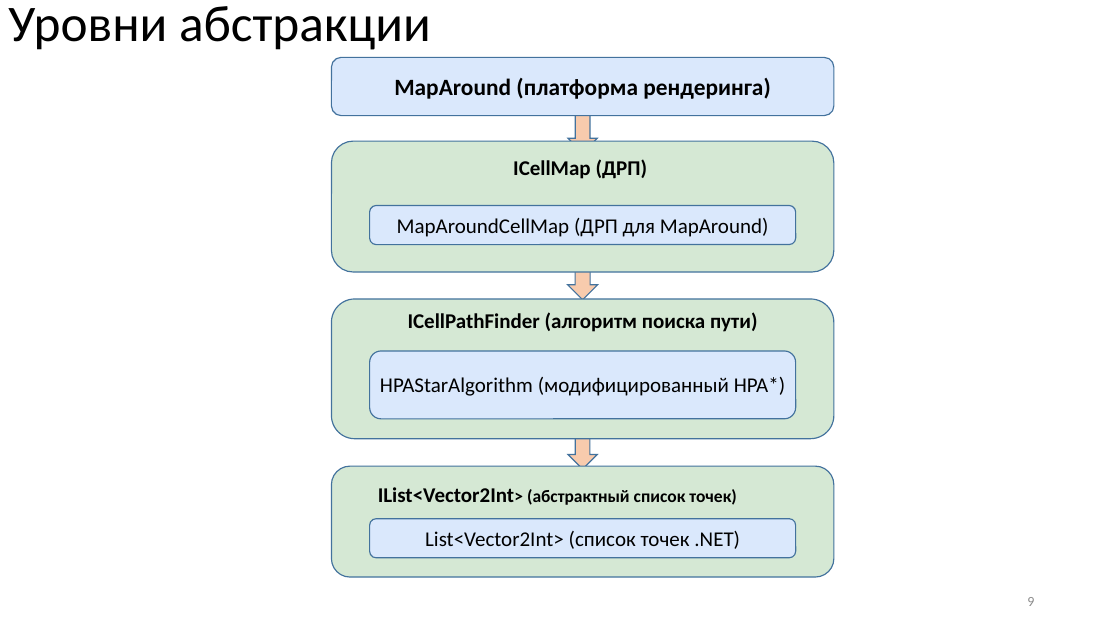
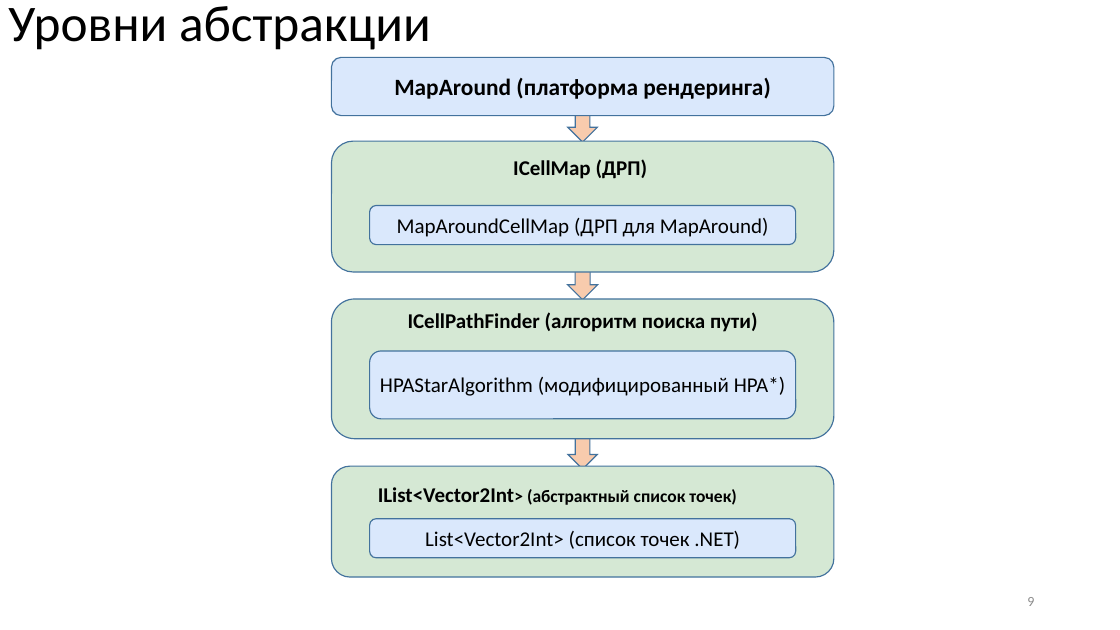
Before and after one commit to DmitryMI/Diploma, a slide deck: slide 9 of Documents/Презентация 2.pptx. Drawn at 1120x630 pixels with LibreOffice and Linux fonts; fonts in the diff are those of the drawing. Boxes give left, top, right and bottom in pixels: in the first picture for what was removed or moved away, otherwise in the second. Text is boxed around its words. In the diff, an @@ line names an element or a change of style, - is before the commit and + after.

```diff
--- a/Documents/Презентация 2.pptx
+++ b/Documents/Презентация 2.pptx
@@ down arrow: place and size @@
-down arrow at (568,113,597,153)
+down arrow at (568,102,597,142)
```
Also in this commit, not shown: 4 other slides changed, 23 other files.
